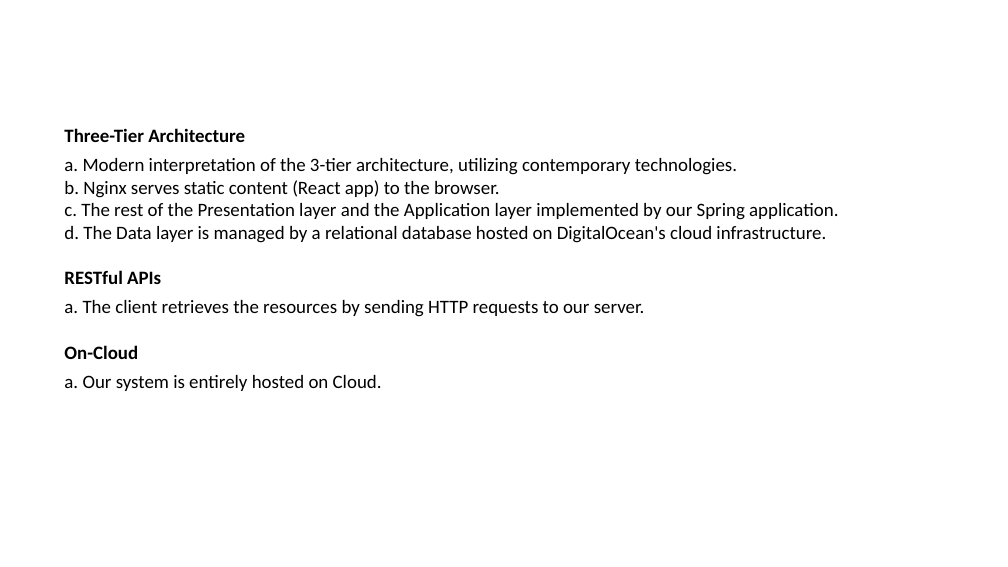
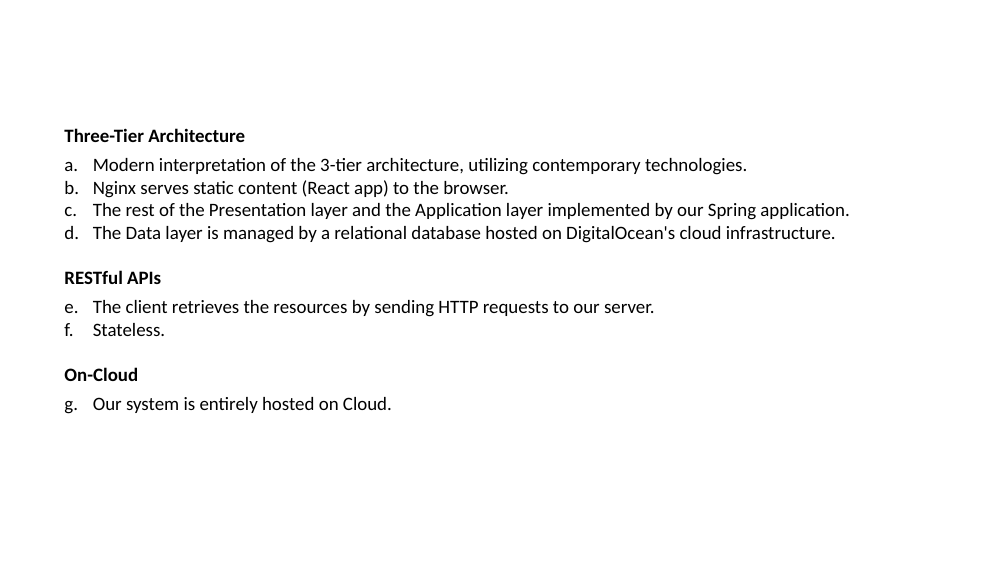
Before and after one commit to peetceenatoo/software-lifecycle, a slide deck: slide 11 of Slides/Slides.pptx (slide 7 before the commit). Drawn at 1008x567 pixels with LibreOffice and Linux fonts; fonts in the diff are those of the drawing; background and template pictures are left out. Boxes give left, top, right and bottom in pixels: in the first picture for what was removed or moved away, otherwise in the second. Text is boxed around its words. In the diff, an @@ line names an element or a change of style, - is before the commit and + after.

```diff
--- a/Slides/Slides.pptx
+++ b/Slides/Slides.pptx
@@ text at (x1=93, y1=158, x2=849, y2=243): text changed @@
-a. Modern interpretation of the 3-tier architecture, utilizing contemporary technologies.
-b. Nginx serves static content (React app) to the browser.
-c. The rest of the Presentation layer and the Application layer implemented by our Spring application.
-d. The Data layer is managed by a relational database hosted on DigitalOcean's cloud infrastructure.
+a. Modern interpretation of the 3-tier architecture, utilizing contemporary technologies.
+b. Nginx serves static content (React app) to the browser.
+c. The rest of the Presentation layer and the Application layer implemented by our Spring application.
+d. The Data layer is managed by a relational database hosted on DigitalOcean's cloud infrastructure.
@@ text at (x1=93, y1=300, x2=655, y2=336): text changed @@
-a. The client retrieves the resources by sending HTTP requests to our server.
+a. The client retrieves the resources by sending HTTP requests to our server.
+b. Stateless.
@@ text at (x1=93, y1=397, x2=392, y2=413): text changed @@
-a. Our system is entirely hosted on Cloud.
+a. Our system is entirely hosted on Cloud.
```
Also in this commit, not shown: 10 other slides changed, 6 slides added, 5 slides removed.
